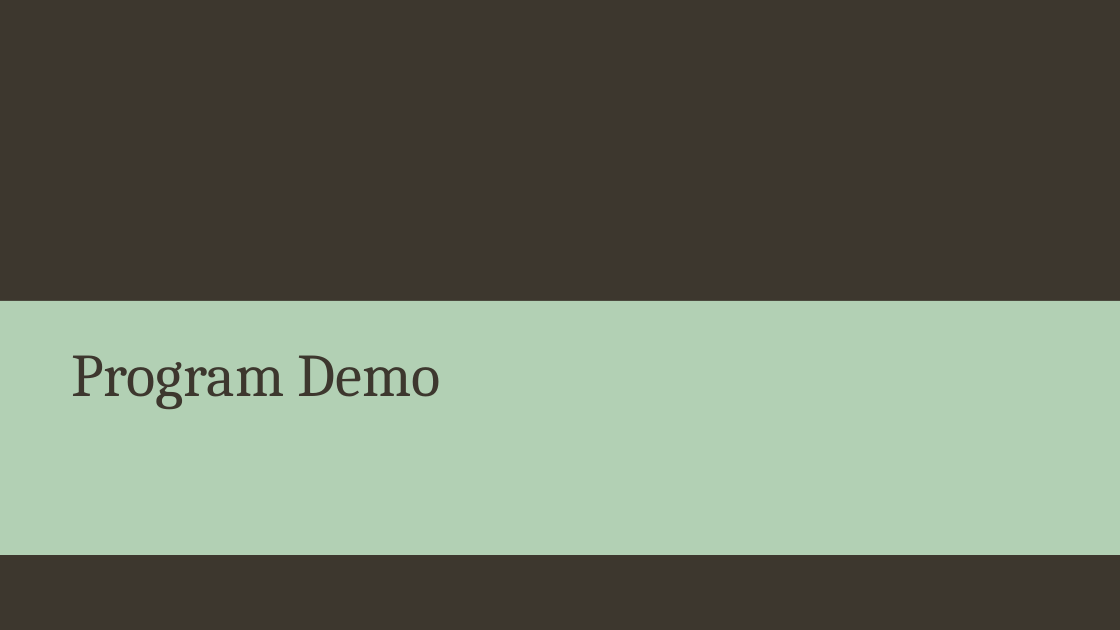
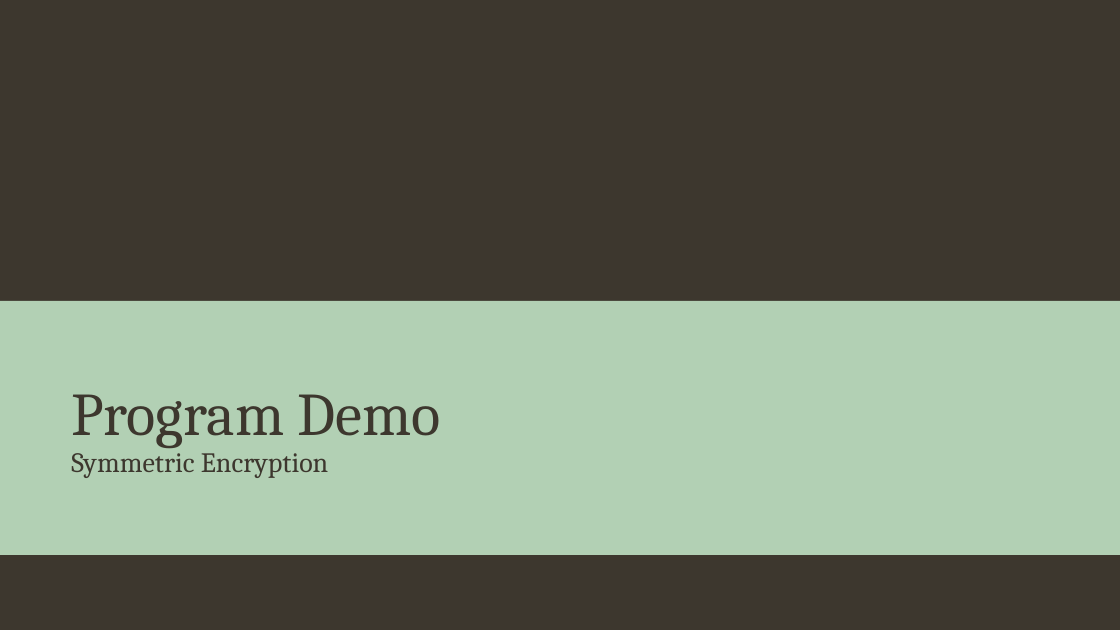
Before and after one commit to PeterWalker-Inc/ransomware, a slide deck: slide 16 of Ransomware.pptx. Drawn at 1120x630 pixels with LibreOffice and Linux fonts; fonts in the diff are those of the drawing; background and template pictures are left out. Boxes give left, top, right and bottom in pixels: in the first picture for what was removed or moved away, otherwise in the second. Text is boxed around its words. In the diff, an @@ line names an element or a change of style, - is before the commit and + after.

```diff
--- a/Ransomware.pptx
+++ b/Ransomware.pptx
@@ title at (x1=71, y1=394, x2=441, y2=478): text changed; size 52 to 24 pt @@
-Program Demo
+Program Demo
+Symmetric Encryption
```
Also in this commit, not shown: 8 other slides changed, 7 other files.
